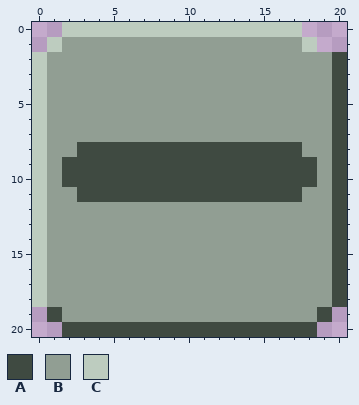
Two versions of one pixel-art file, assets/sprites/reduce button.aseprite. Above: the version before the commit.
21x21 pixels, 1 frame.
Palette (. is transparent): A #3f4a41  B #919e93  C #bdccbf
Pixels before, first column x 0:
 0 ..CCCCCCCCCCCCCCCC...
 1 .CBBBBBBBBBBBBBBBBC..
 2 CBBBBBBBBBBBBBBBBBBBA
 3 CBBBBBBBBBBBBBBBBBBBA
 4 CBBBBBBBBBBBBBBBBBBBA
 5 CBBBBBBBBBBBBBBBBBBBA
 6 CBBBBBBBBBBBBBBBBBBBA
 7 CBBBBBBBBBBBBBBBBBBBA
 8 CBBAAAAAAAAAAAAAAABBA
 9 CBAAAAAAAAAAAAAAAAABA
10 CBAAAAAAAAAAAAAAAAABA
11 CBBAAAAAAAAAAAAAAABBA
12 CBBBBBBBBBBBBBBBBBBBA
13 CBBBBBBBBBBBBBBBBBBBA
14 CBBBBBBBBBBBBBBBBBBBA
15 CBBBBBBBBBBBBBBBBBBBA
16 CBBBBBBBBBBBBBBBBBBBA
17 CBBBBBBBBBBBBBBBBBBBA
18 CBBBBBBBBBBBBBBBBBBBA
19 .ABBBBBBBBBBBBBBBBBA.
20 ..AAAAAAAAAAAAAAAAA..
Once edited:
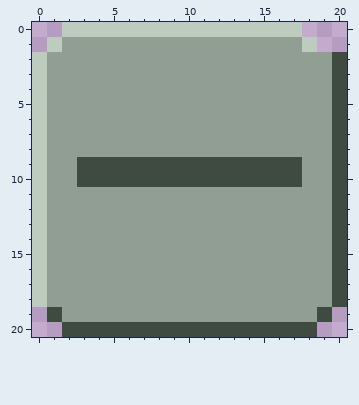
Edits made:
{"y":8,"x":3,"old":"AAAAAAAAAAAAAAA","new":"BBBBBBBBBBBBBBB"}
{"y":9,"x":2,"old":"A","new":"B"}
{"y":9,"x":18,"old":"A","new":"B"}
{"y":10,"x":2,"old":"A","new":"B"}
{"y":10,"x":18,"old":"A","new":"B"}
{"y":11,"x":3,"old":"AAAAAAAAAAAAAAA","new":"BBBBBBBBBBBBBBB"}
